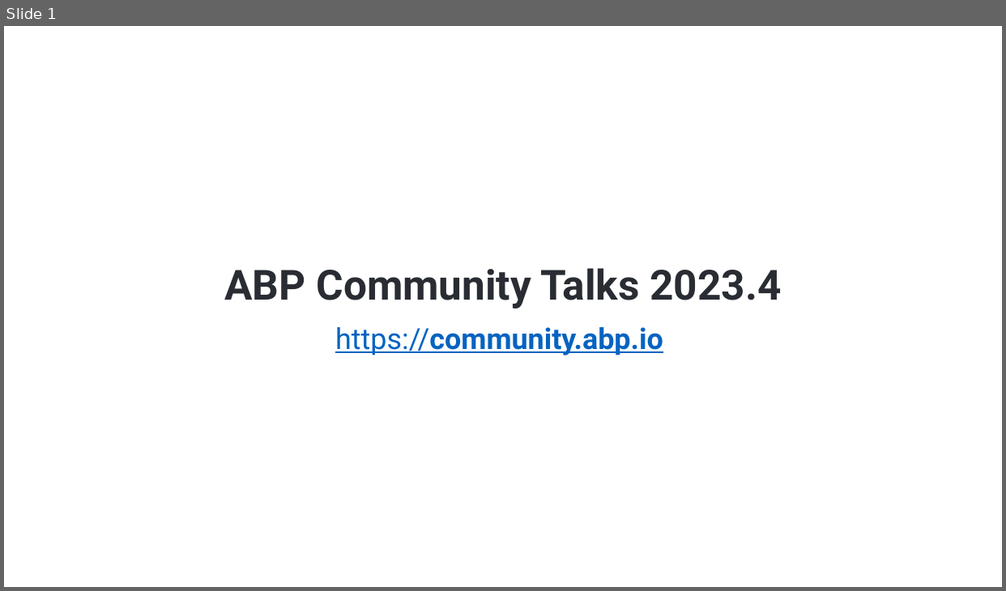
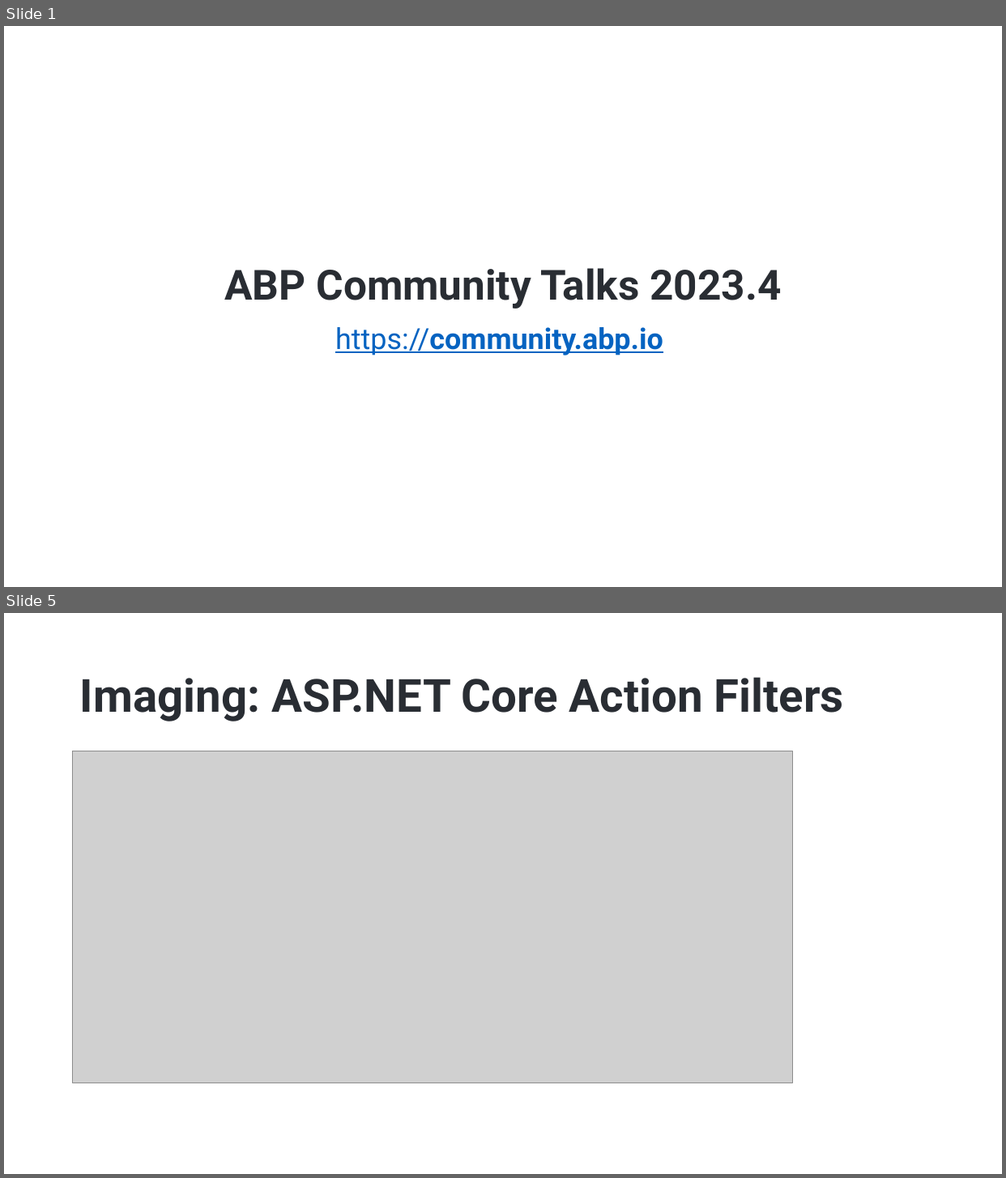
Before and after one commit to hikalkan/presentations, a slide deck: 2023-05-30 ABP Community Talks 2023.4/ABP Comm Talks 2023.4.pptx. Shown one above the other, each under a label of ours: slide 1 before the commit, slides 1 and 5 after it; the slides between them are not shown. The pictures are 1006x591 and 1006x1178 pixels, drawn with LibreOffice and Linux fonts; fonts in the diff are those of the drawing; grey boxes stand for pictures; background and template pictures are left out. Boxes give left, top, right and bottom in pixels: in the first picture for what was removed or moved away, otherwise in the second. Text is boxed around its words. In the diff, an @@ line names an element or a change of style, - is before the commit and + after.

```diff
--- a/2023-05-30 ABP Community Talks 2023.4/ABP Comm Talks 2023.4.pptx
+++ b/2023-05-30 ABP Community Talks 2023.4/ABP Comm Talks 2023.4.pptx
@@ slide 5 added at [4, 613, 1002, 1174], background picture (left out) @@
@@ title added at [80, 677, 844, 722], 44 pt, text #292D33, bold @@
+Imaging: ASP.NET Core Action Filters
@@ picture added at [73, 752, 793, 1083] @@
```
Also in this commit, not shown: 1 slide changed, 12 other slides added, 7 slides removed.
